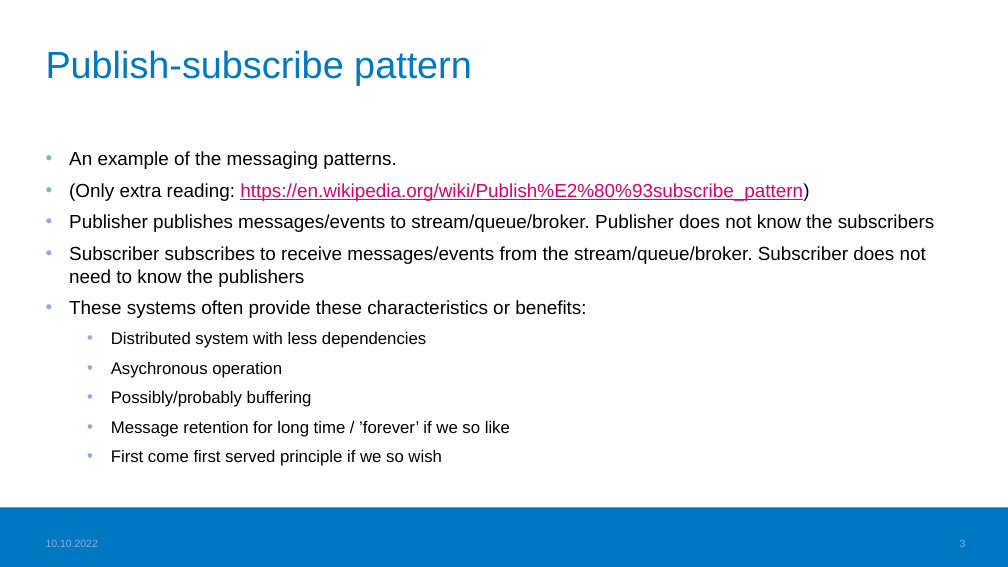
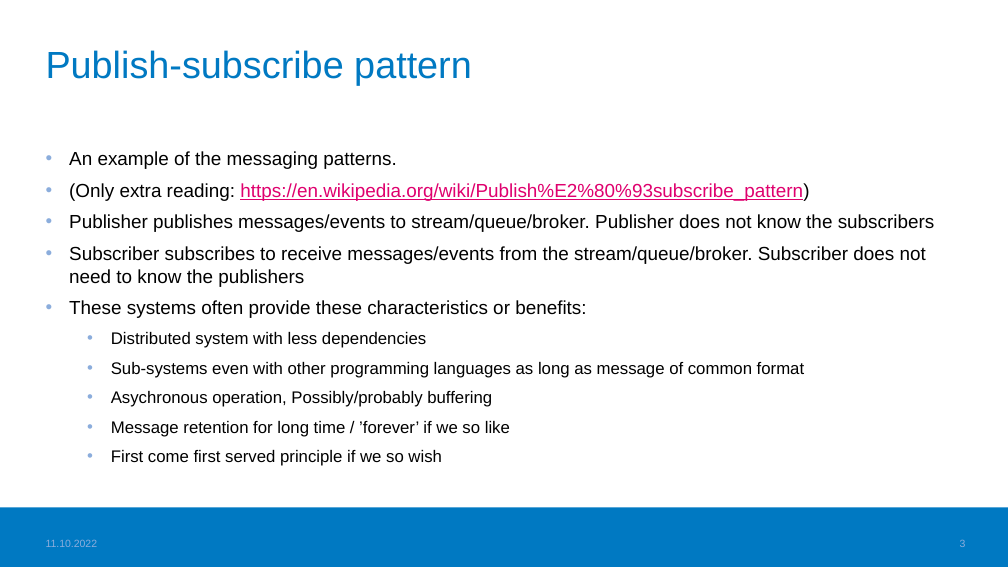
Before and after one commit to haagahelia/ohke-teknologiat, a slide deck: slide 3 of 06_ohjelmistoarkkitehtuurit_ja_patternit/ApacheKafka_DistributedEventStreamOrBroker.pptx. Drawn at 1008x567 pixels with LibreOffice and Linux fonts; fonts in the diff are those of the drawing; background and template pictures are left out. Boxes give left, top, right and bottom in pixels: in the first picture for what was removed or moved away, otherwise in the second. Text is boxed around its words. In the diff, an @@ line names an element or a change of style, - is before the commit and + after.

```diff
--- a/06_ohjelmistoarkkitehtuurit_ja_patternit/ApacheKafka_DistributedEventStreamOrBroker.pptx
+++ b/06_ohjelmistoarkkitehtuurit_ja_patternit/ApacheKafka_DistributedEventStreamOrBroker.pptx
@@ text at (111, 362, 804, 407): text changed @@
-  • Asychronous operation
-  • Possibly/probably buffering
+  • Sub-systems even with other programming languages as long as message of common format
+  • Asychronous operation, Possibly/probably buffering
@@ text at (46, 539, 98, 547): text changed @@
-10.10.2022
+11.10.2022
```
Also in this commit, not shown: 6 other slides changed, 2 slides added, 3 other files.
